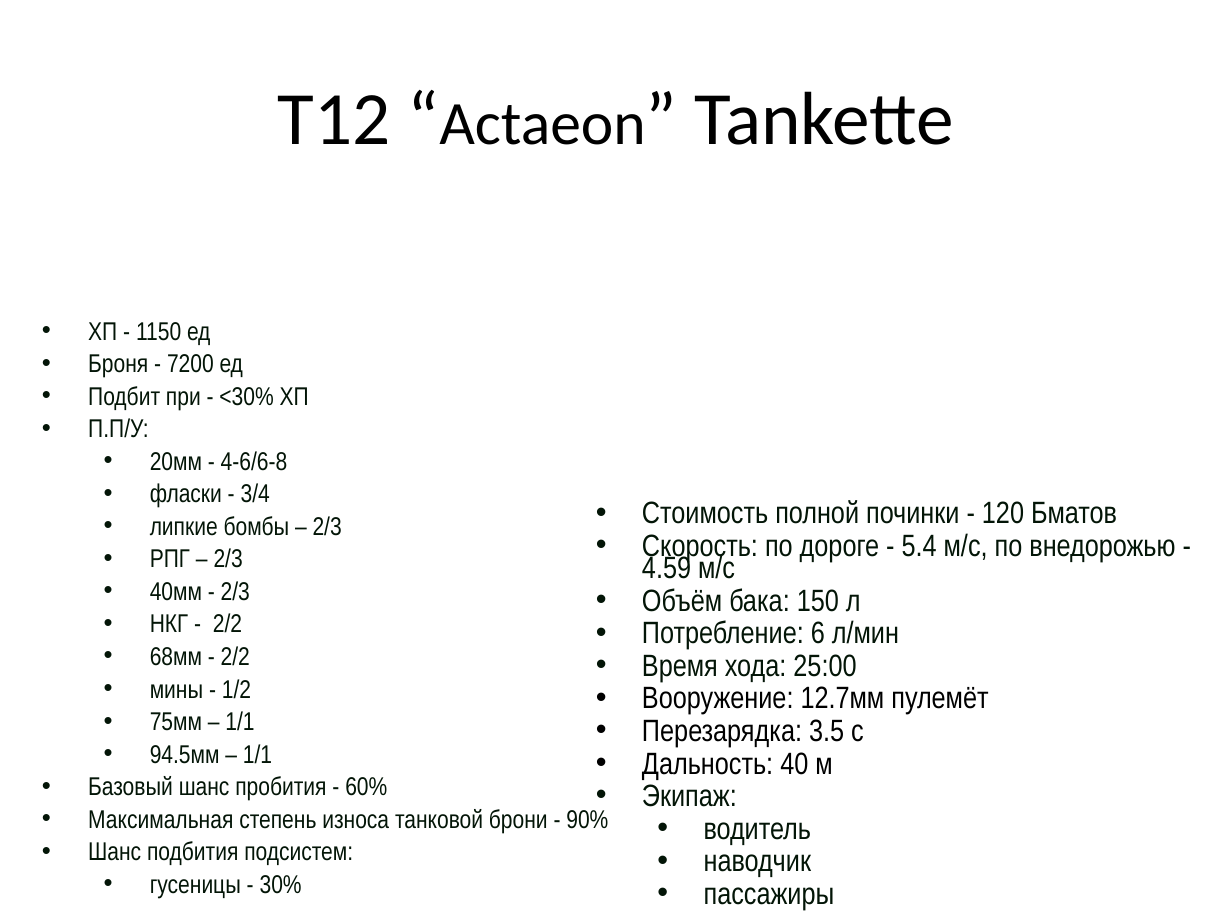
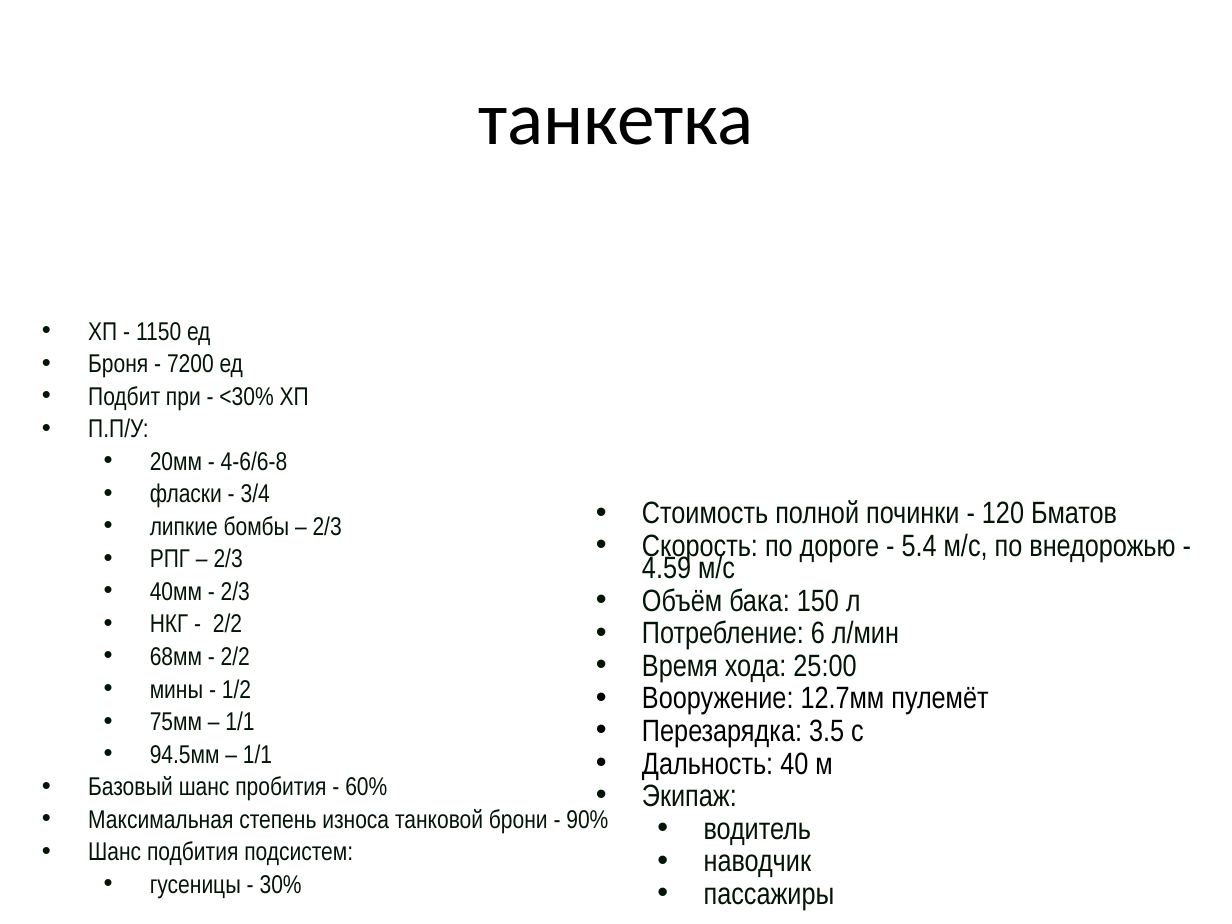
Before and after one commit to shipkovandrej/foxhole_tanks_stats, a slide deck: slide 2 of test.pptx (slide 3 before the commit). Drawn at 1232x924 pixels with LibreOffice and Linux fonts; fonts in the diff are those of the drawing. Boxes give left, top, right and bottom in pixels: in the first picture for what was removed or moved away, otherwise in the second. Text is boxed around its words. In the diff, an @@ line names an element or a change of style, - is before the commit and + after.

```diff
--- a/test.pptx
+++ b/test.pptx
@@ title at bbox=[478, 107, 754, 145]: text changed @@
-T12 “Actaeon” Tankette
+танкетка
```
Also in this commit, not shown: 2 other slides changed, 1 slide removed, 1 other file.
